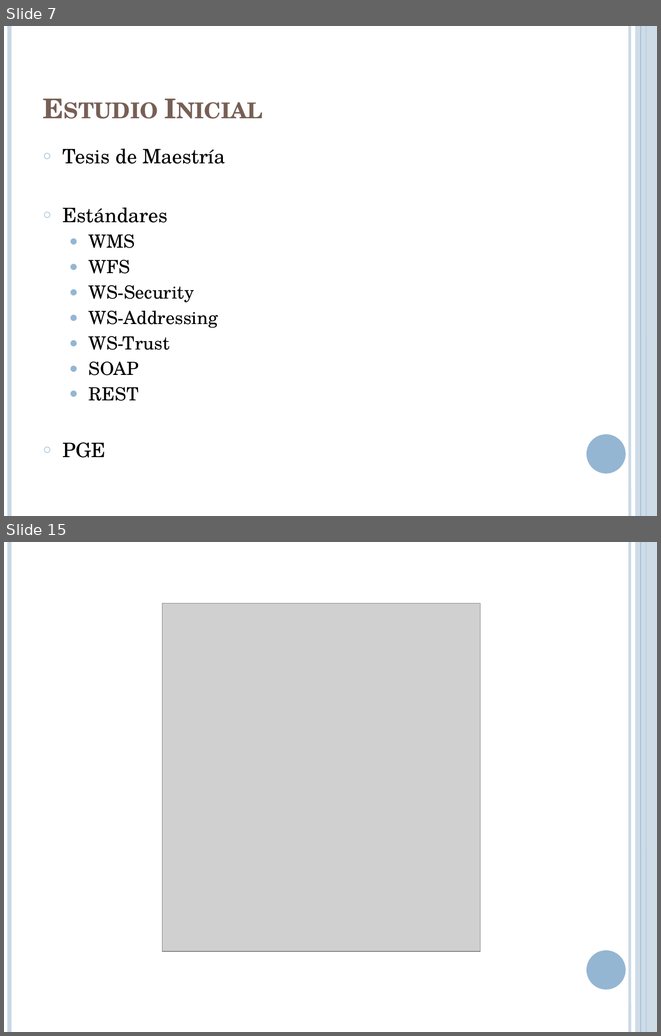
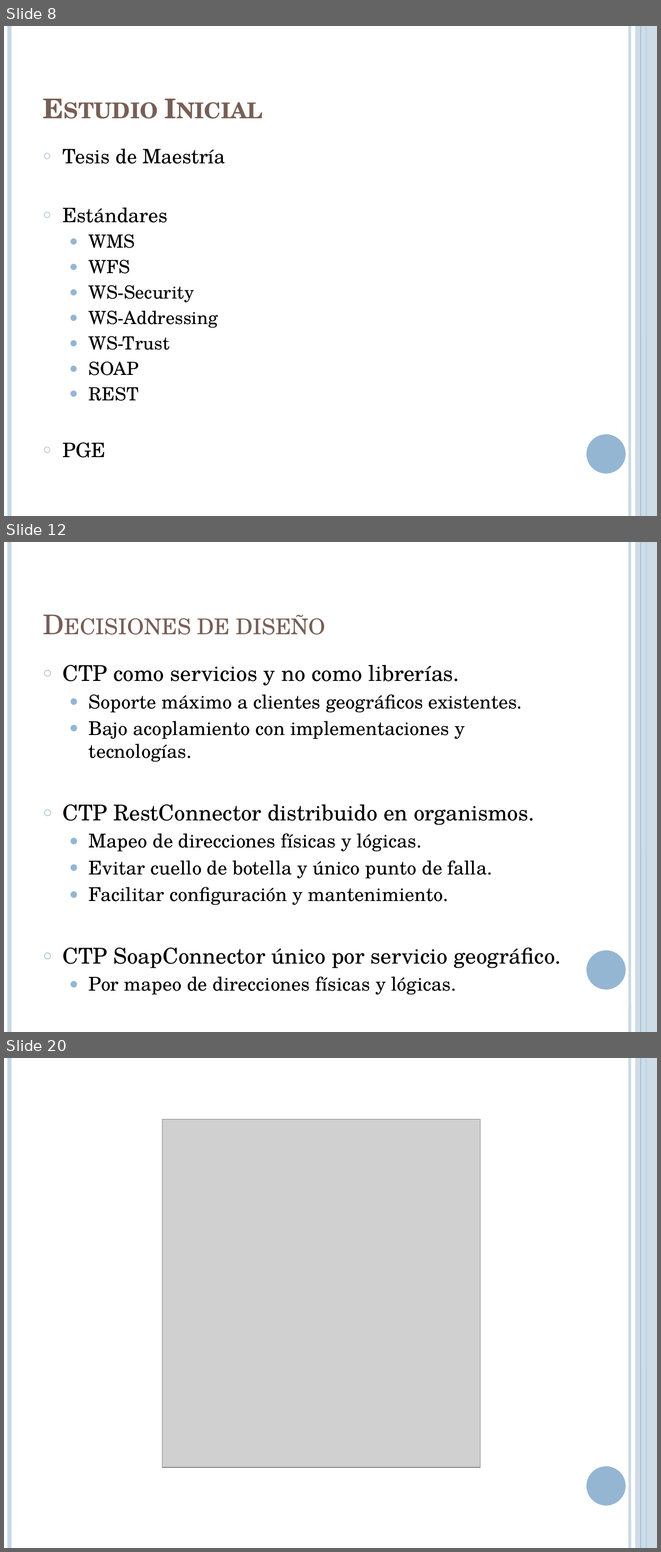
Before and after one commit to lcpaso1/integracion-gis-pge, a slide deck: Presentacion.pptx. Shown one above the other, each under a label of ours: slides 7 and 15 before the commit, slides 8, 12 and 20 after it; the slides between them are not shown. The pictures are 661x1036 and 661x1552 pixels, drawn with LibreOffice and Linux fonts; fonts in the diff are those of the drawing; grey boxes stand for pictures. Boxes give left, top, right and bottom in pixels: in the first picture for what was removed or moved away, otherwise in the second. Text is boxed around its words. In the diff, an @@ line names an element or a change of style, - is before the commit and + after.

```diff
--- a/Presentacion.pptx
+++ b/Presentacion.pptx
@@ slide 12 added at (4, 542, 657, 1032), background #FFFFFF; not listed: 6 template elements that a slide beside it also shows @@
@@ title added at (197, 615, 326, 635), 30 pt, text #775F55, small capitals @@
+Decisiones de diseño
@@ text added at (63, 664, 561, 995), 21 pt, text #000000 @@
+○ CTP como servicios y no como librerías.
+  ● Soporte máximo a clientes geográficos existentes.
+  ● Bajo acoplamiento con implementaciones y tecnologías.
+○ CTP RestConnector distribuido en organismos.
+  ● Mapeo de direcciones físicas y lógicas.
+  ● Evitar cuello de botella y único punto de falla.
+  ● Facilitar configuración y mantenimiento.
+○ CTP SoapConnector único por servicio geográfico.
+  ● Por mapeo de direcciones físicas y lógicas.
@@ what was slide 7 is now slide 8 @@
@@ what was slide 15 is now slide 20 @@
```
Also in this commit, not shown: 7 slides changed, 4 other slides added, 3 other files.
